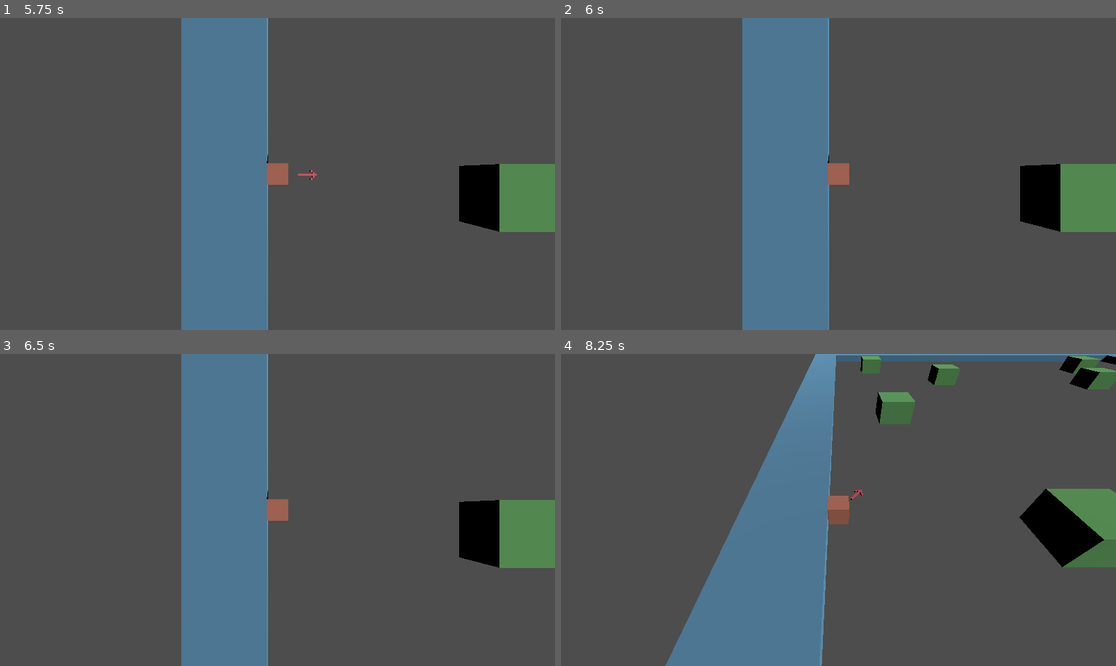
Above: before the commit, frames 1-4 (two rows, left to right).
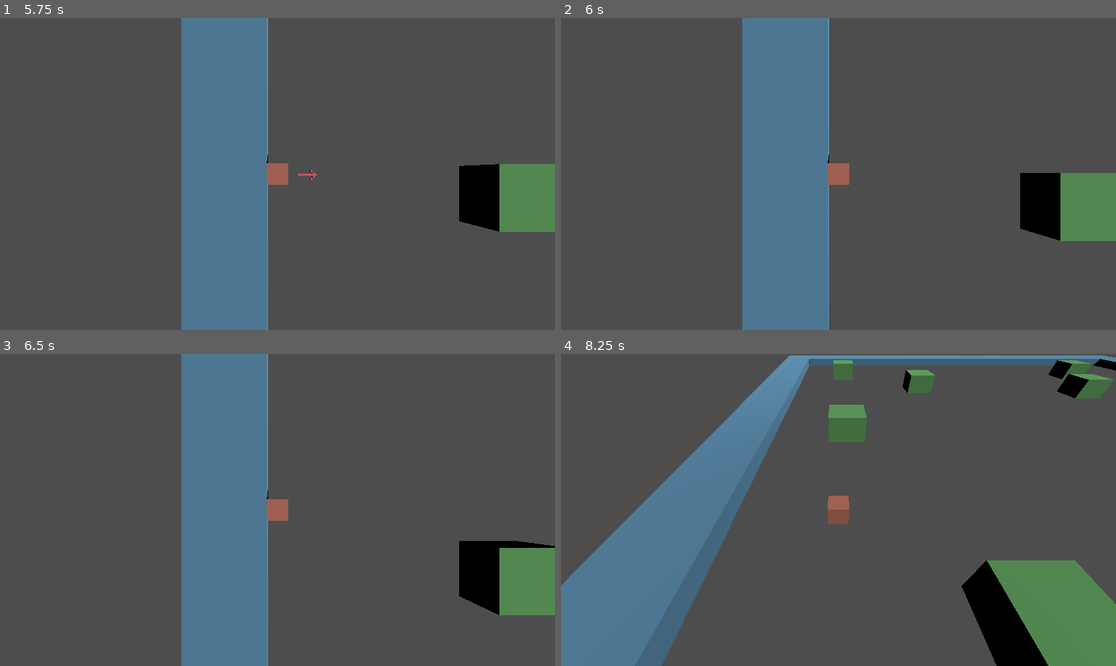
Above: after the commit, the same moments.

Repository: YeeClaw/gravitygame
Game: Godot game, scene res://scenes/main.tscn
Two runs of this game, one before a commit and one after it. Both use one fixed random seed, a clock stepped at 60 frames per second and the inputs below.
Inputs (mouse positions are in pixels of both pictures, inside the frame that each line leads up to):
- Up to frame 1 (5.75 s): move the mouse to (399, 158) at 0.52 s; hold D (actor_right) 0.53-1.28 s; tap Space (actor_release) at 0.6, 1.35, 2.3, 2.85, 3.6, 4.55, 5.1 s; move the mouse to (166, 189) at 1.27 s; hold S (actor_down) 1.28-2.03 s; move the mouse to (333, 105) at 2.02 s; hold D (actor_right) 2.03-2.78 s; tap T (toggle_perspective) at 2.1, 4.35 s; move the mouse to (249, 236) at 2.77 s; hold W (actor_up) 2.78-3.53 s; move the mouse to (444, 220) at 3.52 s; hold A (actor_left) 3.53-5.03 s; move the mouse to (111, 127) at 4.27 s; move the mouse to (305, 174) at 5.02 s; hold S (actor_down) from 5.03 s (still down)
- Up to frame 2 (6 s): tap Enter at 5.75 s; move the mouse to (755, 96) at 5.77 s; release S (actor_down) at 5.78 s; hold D (actor_right) from 5.78 s (still down); tap Space (actor_release) at 5.85 s
- Up to frame 3 (6.5 s): keep holding D (actor_right)
- Up to frame 4 (8.25 s): move the mouse to (960, 494) at 6.52 s; release D (actor_right) at 6.53 s; hold W (actor_up) 6.53-7.28 s; tap T (toggle_perspective) at 6.6 s; tap Space (actor_release) at 6.8, 7.25, 7.35, 8.1 s; move the mouse to (727, 525) at 7.27 s; hold D (actor_right) 7.28-8.03 s; move the mouse to (894, 441) at 8.02 s; hold S (actor_down) from 8.03 s (still down)

Frame 1 is identical in both runs. In frame 2, 1.0% of the frame differs, in the area x 48-100%, y 43-72%; in frame 3, 5.0%; in frame 4, 48%, in the area x 0-100%, y 0-100%.
Error before the commit: Invalid type in function 'rotated' in base 'Vector3'. Cannot convert argument 2 from Vector3 to float. (res://scripts/states/grabbing_wall.gd:22)

Commit message:
Fix a whole slew of bugs that have been bothering me
This gets grabbing to a more usable state

Diff:
--- a/project.godot
+++ b/project.godot
@@ -8,11 +8,15 @@
 
 config_version=5
 
+[animation]
+
+compatibility/default_parent_skeleton_in_mesh_instance_3d=true
+
 [application]
 
 config/name="GravityGame"
 run/main_scene="res://scenes/main.tscn"
-config/features=PackedStringArray("4.3", "Forward Plus")
+config/features=PackedStringArray("4.6", "Forward Plus")
 config/icon="res://icon.svg"
 
 [dotnet]
--- a/scripts/direction_indicator.gd
+++ b/scripts/direction_indicator.gd
@@ -3,8 +3,13 @@
 var camera: Camera3D
 
 func _ready():
-	print("Hello from direction indicator")
 	camera = $"../TopCamera"
+	var mesh = find_child("Layer*", true, false) as MeshInstance3D
+	if mesh:
+		var material = mesh.get_active_material(0).duplicate() as StandardMaterial3D
+		material.no_depth_test = true
+		material.render_priority = 127
+		mesh.material_override = material
 
 
 func _process(_delta):
--- a/scripts/shaders/3d_ui.gdshader
+++ b/scripts/shaders/3d_ui.gdshader
@@ -1,11 +1,7 @@
 shader_type spatial;
 
-render_mode depth_test_off, cull_back;
+render_mode depth_test_disabled, depth_draw_never, unshaded, cull_back;
 
 void fragment() {
-    // Your usual fragment shader code goes here
-    // For example, you can color the arrow or use a texture.
-    vec4 color = vec4(1.0, 0.0, 0.0, 1.0);  // Example: red color
-    ALBEDO = color.rgb;
-    ALPHA = color.a;
+    ALBEDO = vec3(1.0, 0.0, 0.0);
 }
--- a/scripts/states/grabbing_wall.gd
+++ b/scripts/states/grabbing_wall.gd
@@ -5,6 +5,7 @@
 
 var input_dir: Vector2
 var direction: Vector3
+var launch_speed: float
 
 
 func Enter():
@@ -18,9 +19,12 @@
 
 func Physics_Update(_delta: float):
 	input_dir = Input.get_vector("actor_left", "actor_right", "actor_up", "actor_down")
-	var direction_angle = character.get_node("TopCamera").physical_mouse_pos
-	direction = Vector3(1, 0, 0).rotated(Vector3(1, 0, 0), direction_angle)
-	#(character.transform.basis * Vector3(input_dir.x, 0, input_dir.y)).normalized()
+
+	var mouse_pos = character.get_node("TopCamera").physical_mouse_pos
+	var relative_pos = mouse_pos - character.global_position
+	relative_pos.y = 0
+	direction = relative_pos.normalized()
+	launch_speed = clampf(relative_pos.length(), 0.0, character.SPEED)
 
 	check_new_state()
 
@@ -30,7 +34,7 @@
 	#print(Input.is_action_just_pressed("actor_release"))
 
 	if Input.is_action_just_pressed("actor_release"):
-		character.velocity = Vector3(direction.x * character.SPEED, 0, direction.z * character.SPEED)
+		character.velocity = Vector3(direction.x * launch_speed, 0, direction.z * launch_speed)
 		Transitioned.emit(self, "Floating")
 
 
Not shown: 1 places in scenes/character.tscn that only renumber resources
Not shown: 1 places in scenes/direction_indicator.tscn that only renumber resources
Not shown: 1 places in scenes/red_arrow.tscn that only renumber resources
Not shown, added: scripts/character.gd.uid
Not shown, added: scripts/direction_indicator.gd.uid
Not shown, added: scripts/nodes/State.gd.uid
Not shown, added: scripts/nodes/StateMachine.gd.uid
Not shown, added: scripts/red_arrow.gd.uid
Not shown, added: scripts/shaders/3d_ui.gdshader.uid
Not shown, added: scripts/states/floating.gd.uid
Not shown, added: scripts/states/grabbing_wall.gd.uid
Not shown, added: scripts/top_camera.gd.uid
